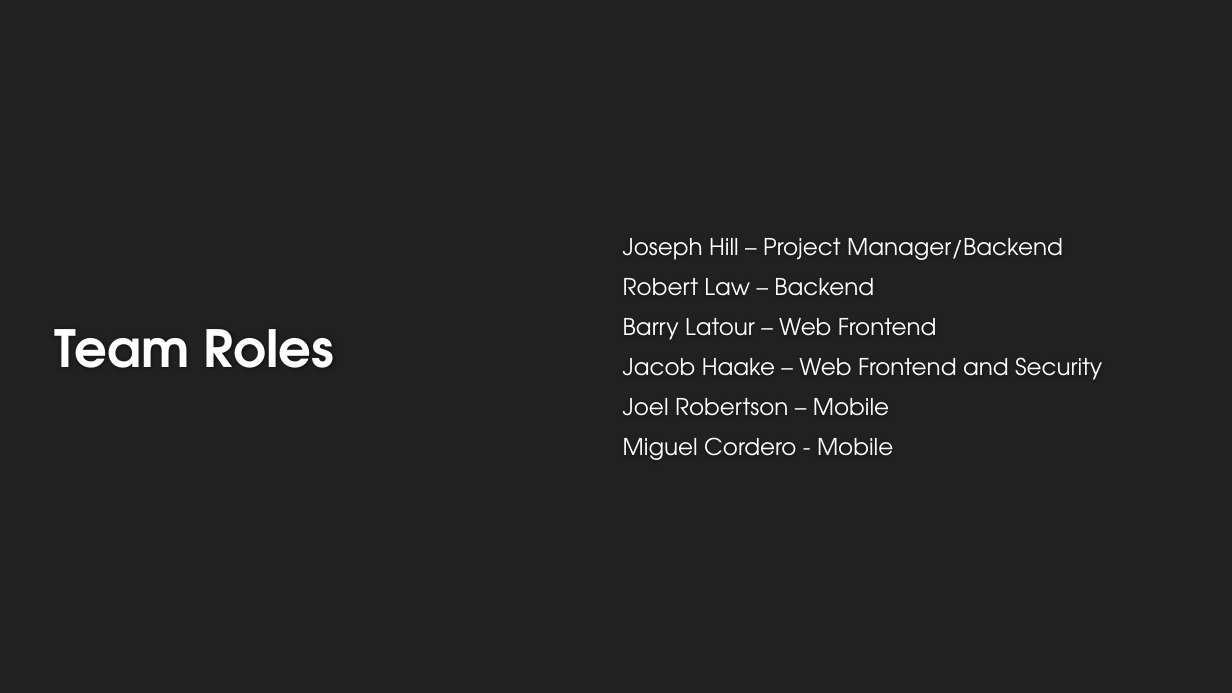
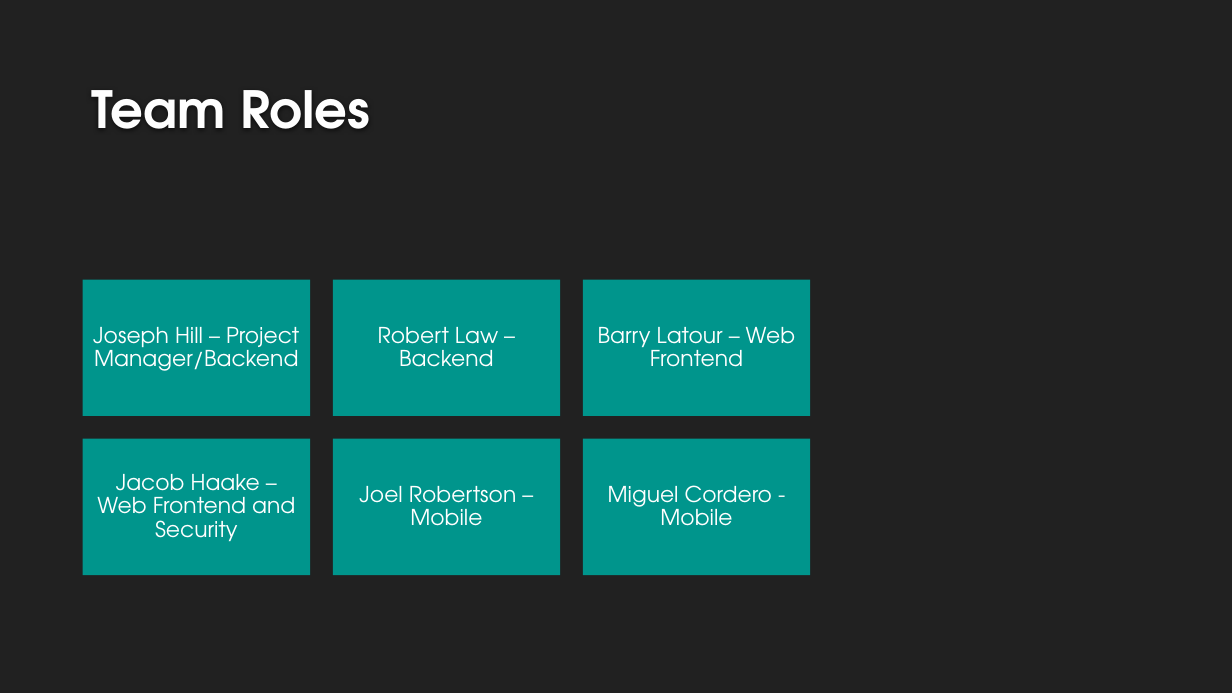
Before and after one commit to Joehill27/CalendarShare, a slide deck: slide 2 of Documentation/Group 9 Large Pitch Presentation.pptx. Drawn at 1232x693 pixels with LibreOffice and Linux fonts; fonts in the diff are those of the drawing; background and template pictures are left out. Boxes give left, top, right and bottom in pixels: in the first picture for what was removed or moved away, otherwise in the second. Text is boxed around its words. In the diff, an @@ line names an element or a change of style, - is before the commit and + after.

```diff
--- a/Documentation/Group 9 Large Pitch Presentation.pptx
+++ b/Documentation/Group 9 Large Pitch Presentation.pptx
@@ title "Team Roles": place and size @@
-title "Team Roles" at <box>55,329,334,368</box>
+title "Team Roles" at <box>91,90,370,129</box>
@@ title "Team Roles" at <box>91,90,370,129</box>: vertical alignment middle to bottom @@
@@ text removed at <box>623,238,1102,460</box> @@
-Joseph Hill – Project Manager/Backend
-Robert Law – Backend
-Barry Latour – Web Frontend
-Jacob Haake – Web Frontend and Security
-Joel Robertson – Mobile
-Miguel Cordero - Mobile
@@ group added at <box>83,280,811,576</box>: 6 rectangles, 6 texts @@
+Joseph Hill – Project Manager/Backend
+Robert Law – Backend
+Barry Latour – Web Frontend
+Jacob Haake – Web Frontend and Security
+Joel Robertson – Mobile
+Miguel Cordero - Mobile
```
Also in this commit, not shown: 4 other slides changed.
